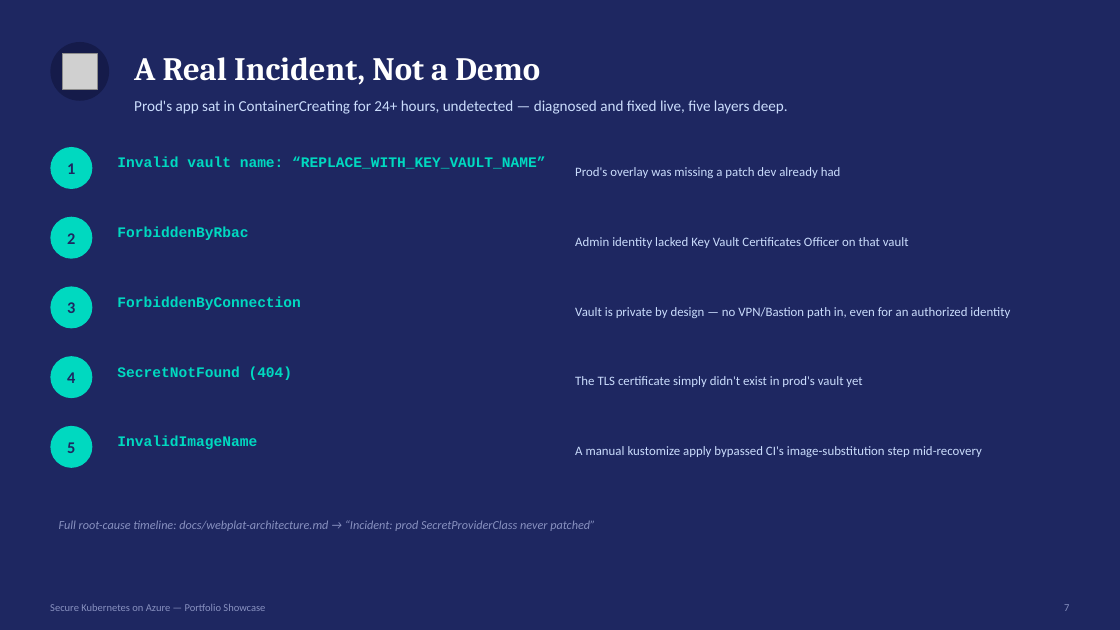
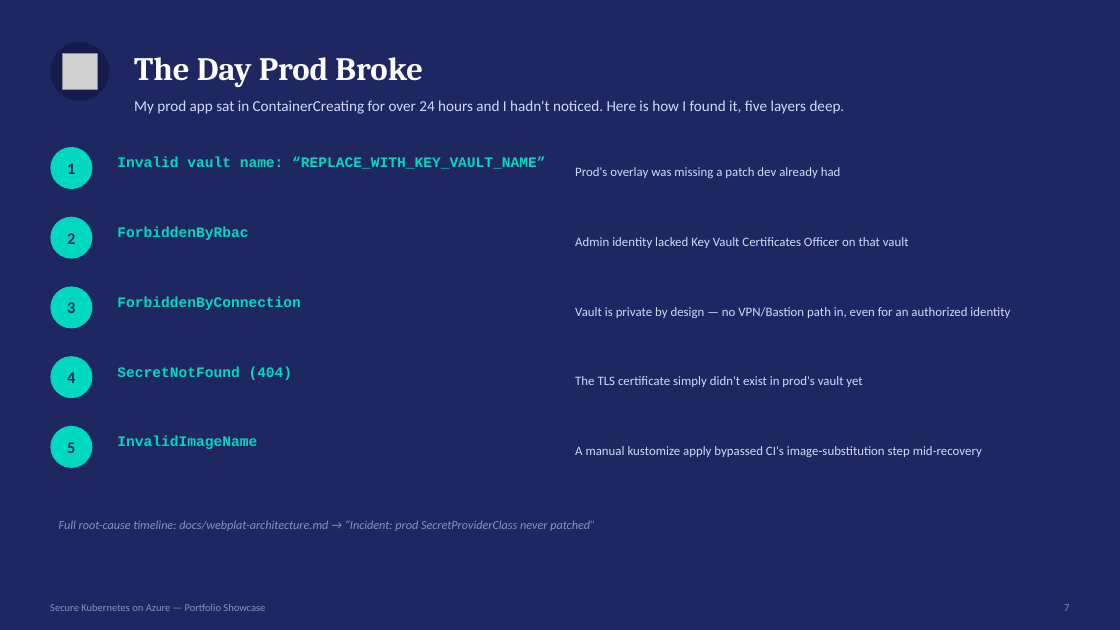
Before and after one commit to sufideen/az-ent-sec-dashboard, a slide deck: slide 7 of docs/webplat-kubernetes-showcase.pptx. Drawn at 1120x630 pixels with LibreOffice and Linux fonts; fonts in the diff are those of the drawing; grey boxes stand for pictures. Boxes give left, top, right and bottom in pixels: in the first picture for what was removed or moved away, otherwise in the second. Text is boxed around its words. In the diff, an @@ line names an element or a change of style, - is before the commit and + after.

```diff
--- a/docs/webplat-kubernetes-showcase.pptx
+++ b/docs/webplat-kubernetes-showcase.pptx
@@ text at <box>134,57,423,87</box>: text changed @@
-A Real Incident, Not a Demo
+The Day Prod Broke
@@ text at <box>134,100,845,114</box>: text changed @@
-Prod's app sat in ContainerCreating for 24+ hours, undetected — diagnosed and fixed live, five layers deep.
+My prod app sat in ContainerCreating for over 24 hours and I hadn't noticed. Here is how I found it, five layers deep.
```
Also in this commit, not shown: 10 other slides changed, 4 other files.
